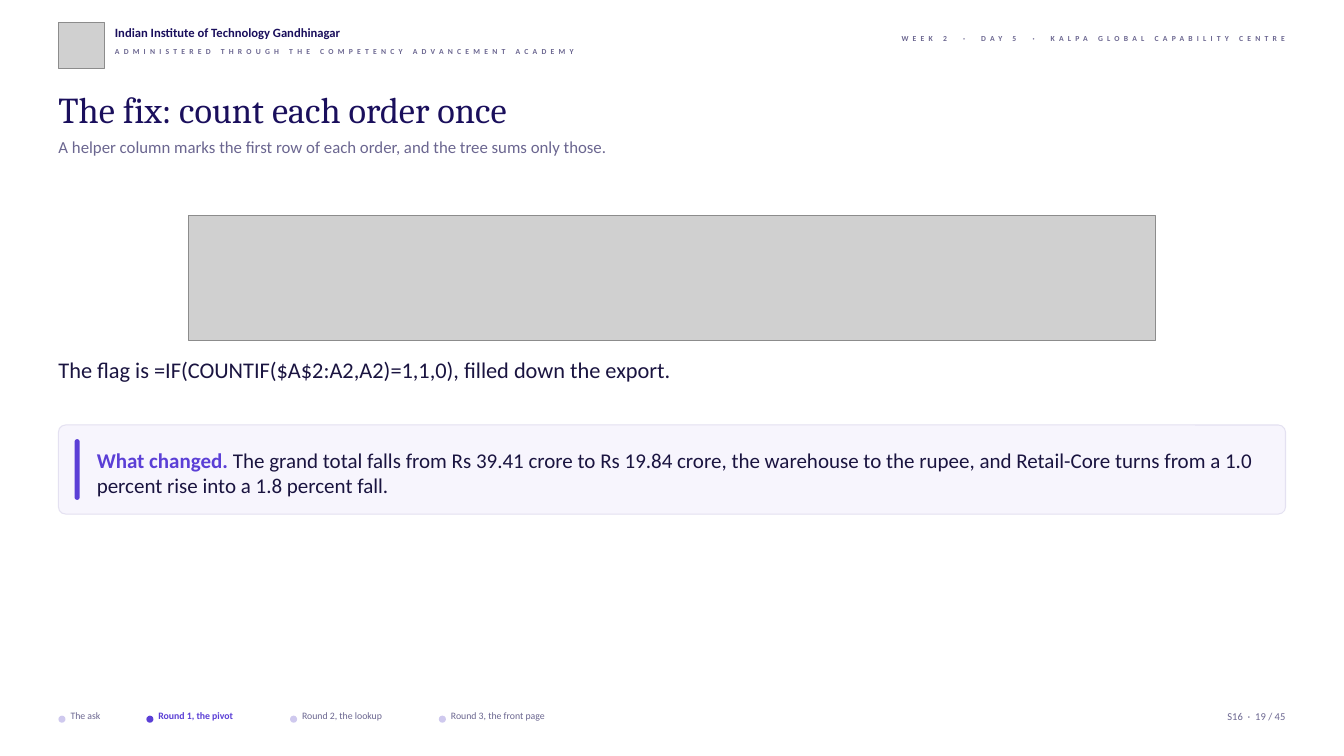
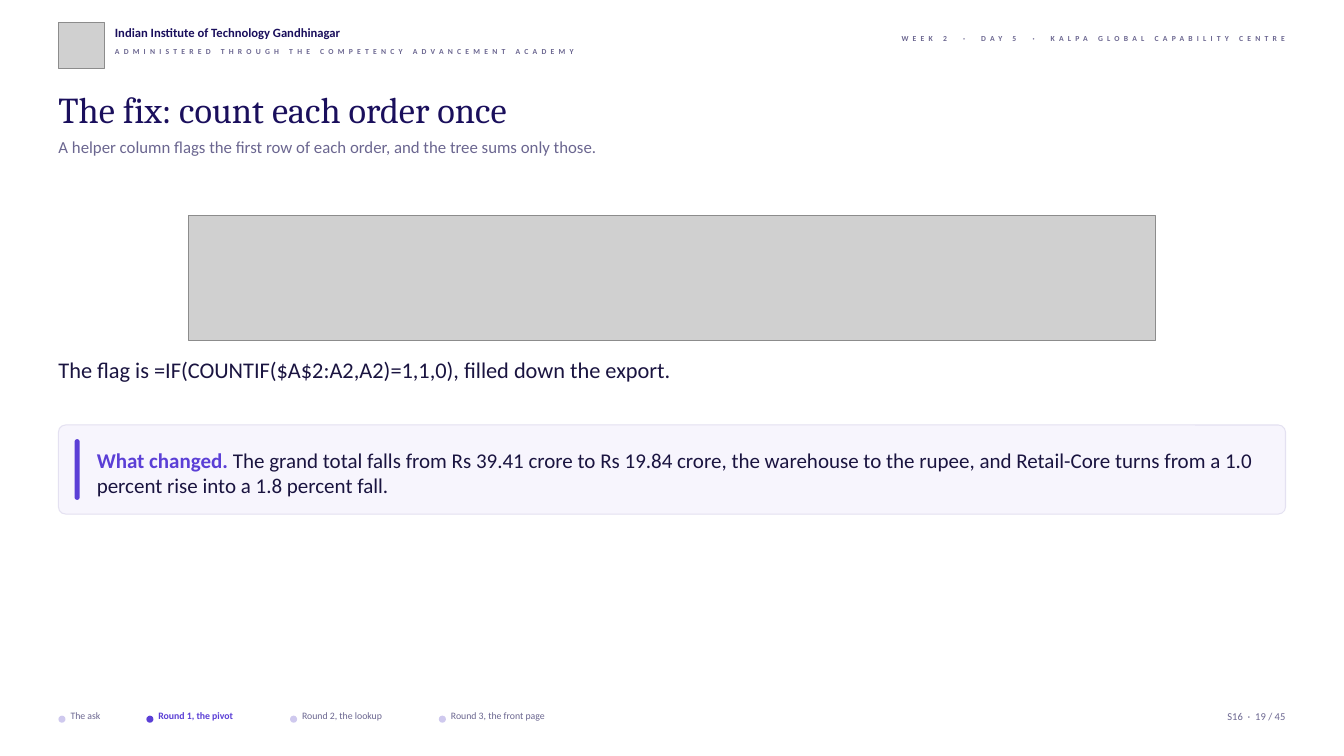
Before and after one commit to fde-academy-lab/c2-content-factory, a slide deck: slide 19 of content/W02/D5/slides/C2_W02_D05_half1_STUDENT.pptx. Drawn at 1344x756 pixels with LibreOffice and Linux fonts; fonts in the diff are those of the drawing; grey boxes stand for pictures; background and template pictures are left out. Boxes give left, top, right and bottom in pixels: in the first picture for what was removed or moved away, otherwise in the second. Text is boxed around its words. In the diff, an @@ line names an element or a change of style, - is before the commit and + after.

```diff
--- a/content/W02/D5/slides/C2_W02_D05_half1_STUDENT.pptx
+++ b/content/W02/D5/slides/C2_W02_D05_half1_STUDENT.pptx
@@ text at box(58, 141, 596, 156): text changed @@
-A helper column marks the first row of each order, and the tree sums only those.
+A helper column flags the first row of each order, and the tree sums only those.
```
Also in this commit, not shown: 7 other files.
